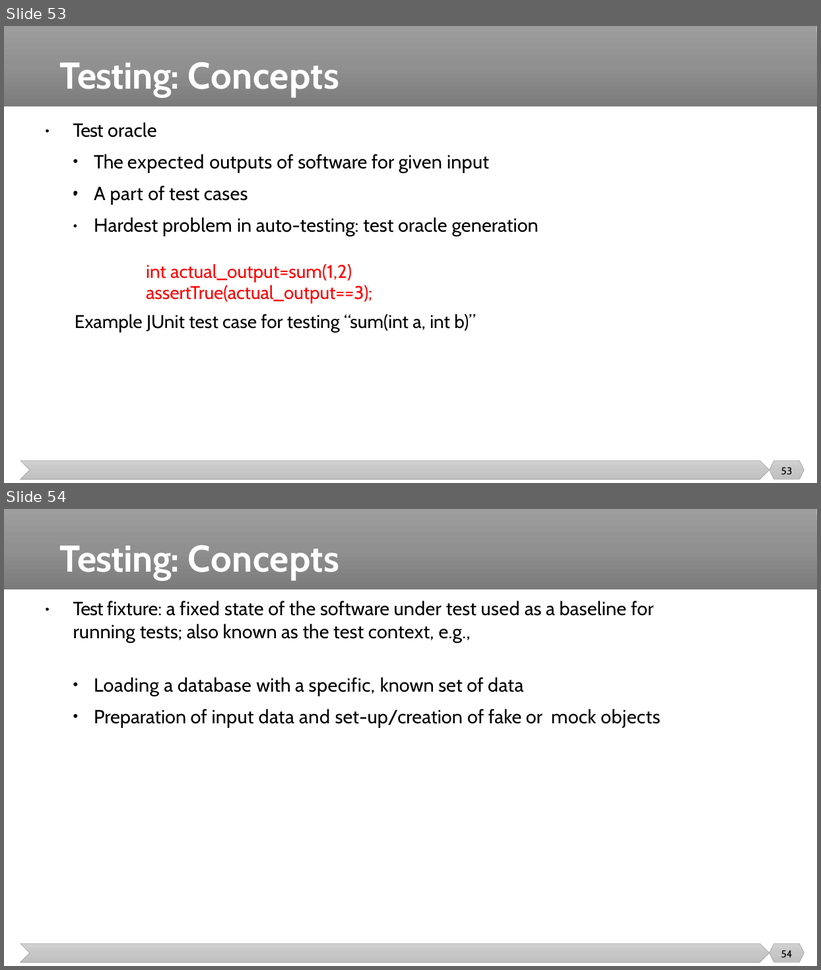
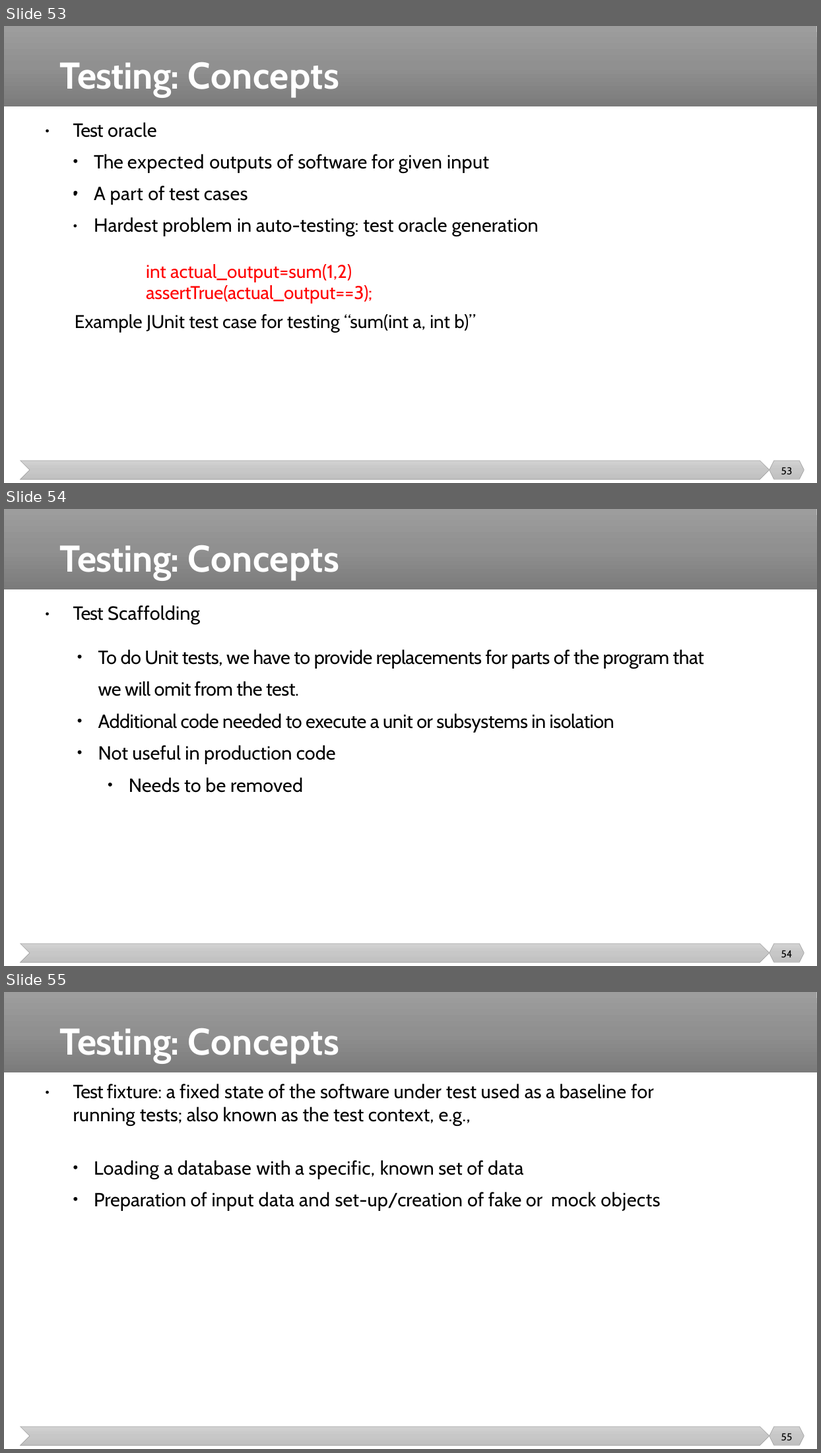
Before and after one commit to malenezi/malenezi, a slide deck: SE401/Lectures/1-Introduction/Introduction.pptx. Shown one above the other, each under a label of ours: slides 53 and 54 before the commit, slides 53, 54 and 55 after it. The pictures are 821x970 and 821x1453 pixels, drawn with LibreOffice and Linux fonts; fonts in the diff are those of the drawing. Boxes give left, top, right and bottom in pixels: in the first picture for what was removed or moved away, otherwise in the second. Text is boxed around its words. In the diff, an @@ line names an element or a change of style, - is before the commit and + after.

```diff
--- a/SE401/Lectures/1-Introduction/Introduction.pptx
+++ b/SE401/Lectures/1-Introduction/Introduction.pptx
@@ slide 54 added at (x1=4, y1=509, x2=817, y2=966), background #FFFFFF; not listed: 3 template elements that a slide beside it also shows @@
@@ title added at (x1=60, y1=545, x2=340, y2=580), 44 pt, text #FFFFFF, bold @@
+Testing: Concepts
@@ text added at (x1=45, y1=603, x2=56, y2=621), 16.9 pt, text #000000 @@
+•
@@ text added at (x1=73, y1=605, x2=200, y2=625), 22.5 pt, text #000000 @@
+Test Scaffolding
@@ text added at (x1=98, y1=650, x2=704, y2=793), 22.5 pt, text #000000 @@
+• To do Unit tests, we have to provide replacements for parts of the program that we will omit from the test.
+• Additional code needed to execute a unit or subsystems in isolation
+• Not useful in production code
+  • Needs to be removed
@@ page number added at (x1=781, y1=951, x2=793, y2=958), 12 pt, text #000000 @@
+54
@@ what was slide 54 is now slide 55 @@
@@ page number at (x1=781, y1=1434, x2=793, y2=1441): text changed @@
-54
+55
```
Also in this commit, not shown: 2 slides changed, 1 other slide added, 1 slide removed, 1 other file.
